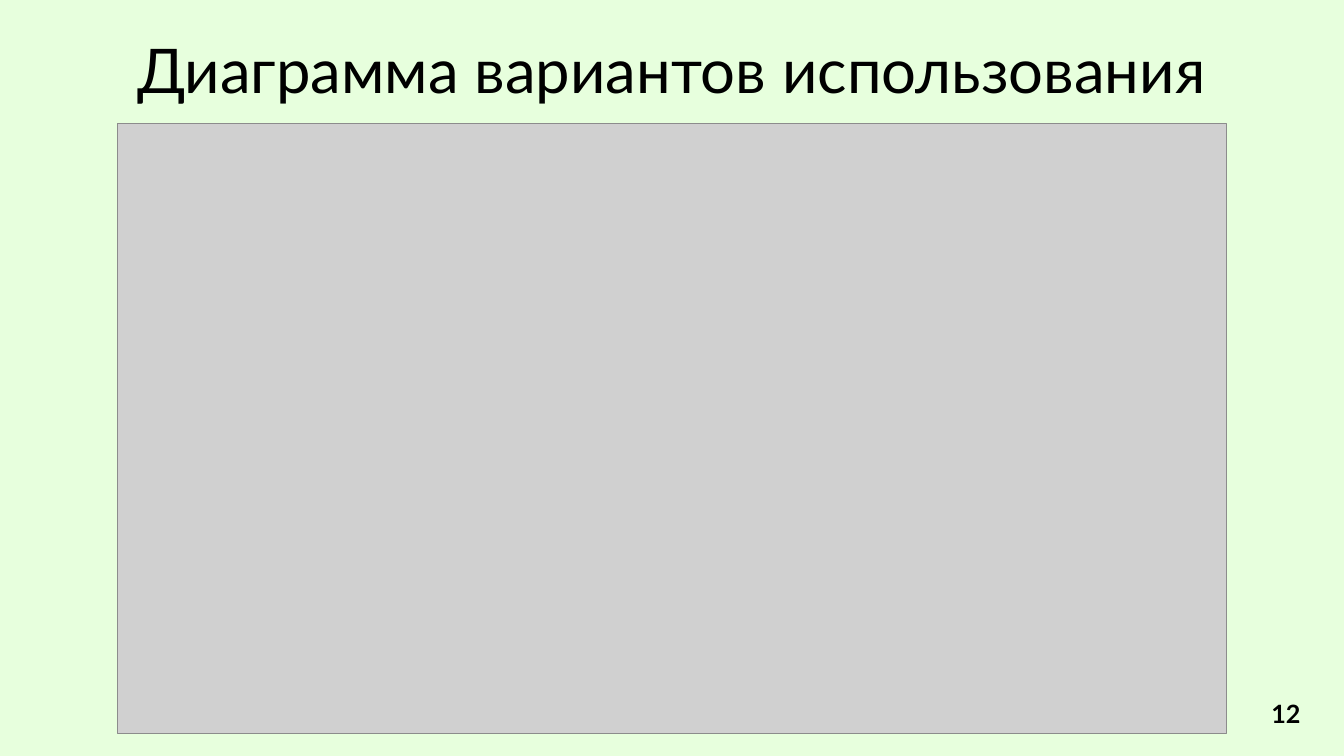
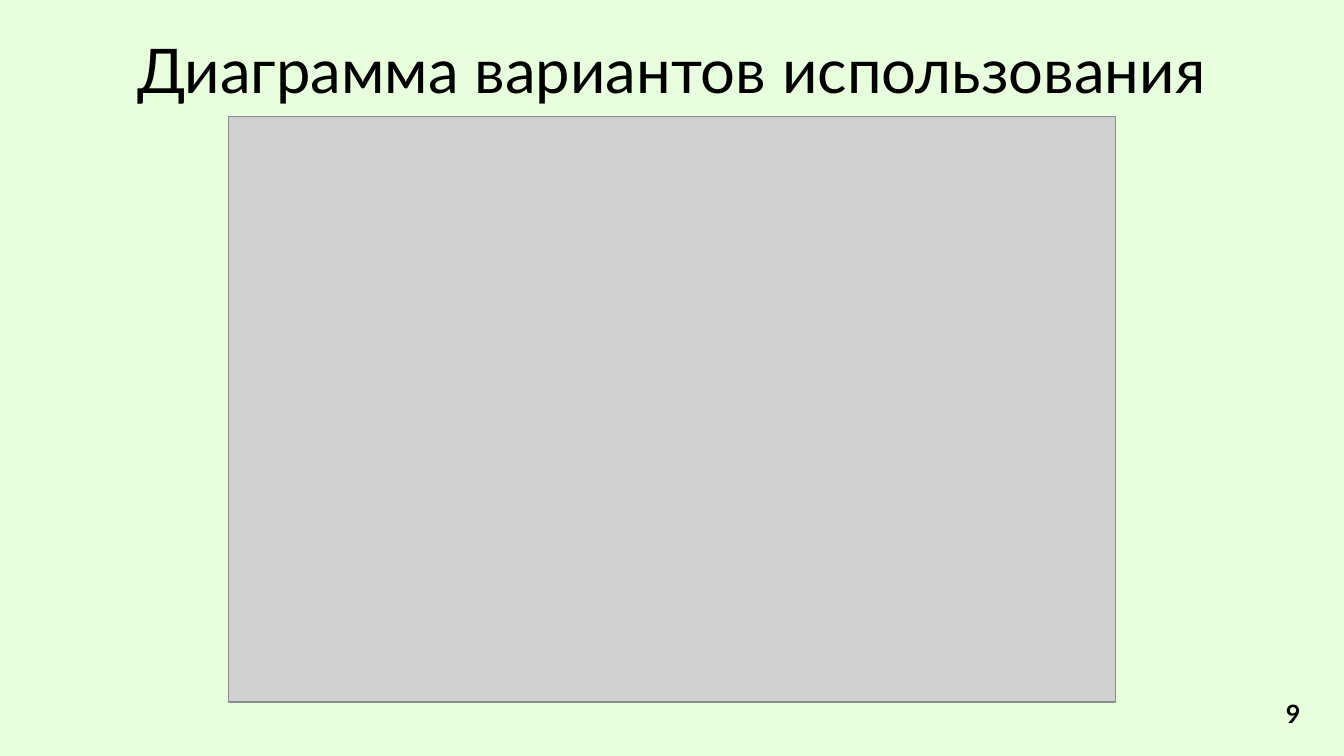
Before and after one commit to R0bari/MessageDeliveryService, a slide deck: slide 9 of Презентация/Сухарев. ВКР.pptx (slide 12 before the commit). Drawn at 1344x756 pixels with LibreOffice and Linux fonts; fonts in the diff are those of the drawing; grey boxes stand for pictures. Boxes give left, top, right and bottom in pixels: in the first picture for what was removed or moved away, otherwise in the second. Text is boxed around its words. In the diff, an @@ line names an element or a change of style, - is before the commit and + after.

```diff
--- a/Презентация/Сухарев. ВКР.pptx
+++ b/Презентация/Сухарев. ВКР.pptx
@@ picture: place and size @@
-picture at <box>118,124,1227,734</box>
+picture at <box>229,117,1116,702</box>
@@ page number at <box>1286,704,1301,723</box>: text changed @@
-12
+9
```
Also in this commit, not shown: 8 other slides changed, 12 other files.
